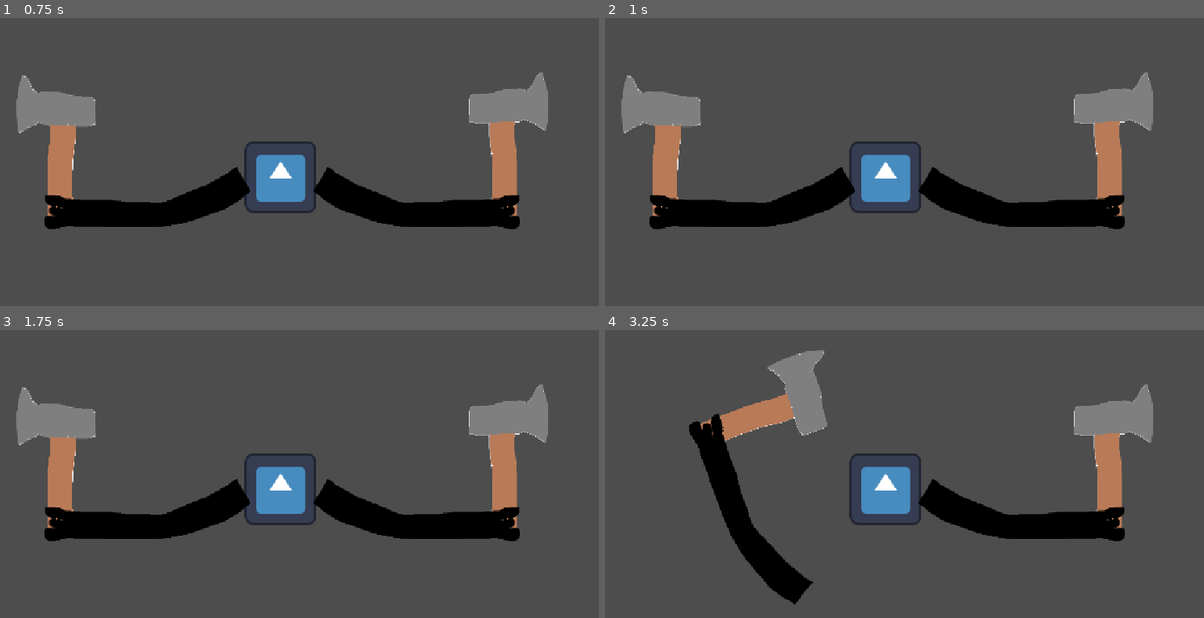
Above: before the commit, frames 1-4 (two rows, left to right).
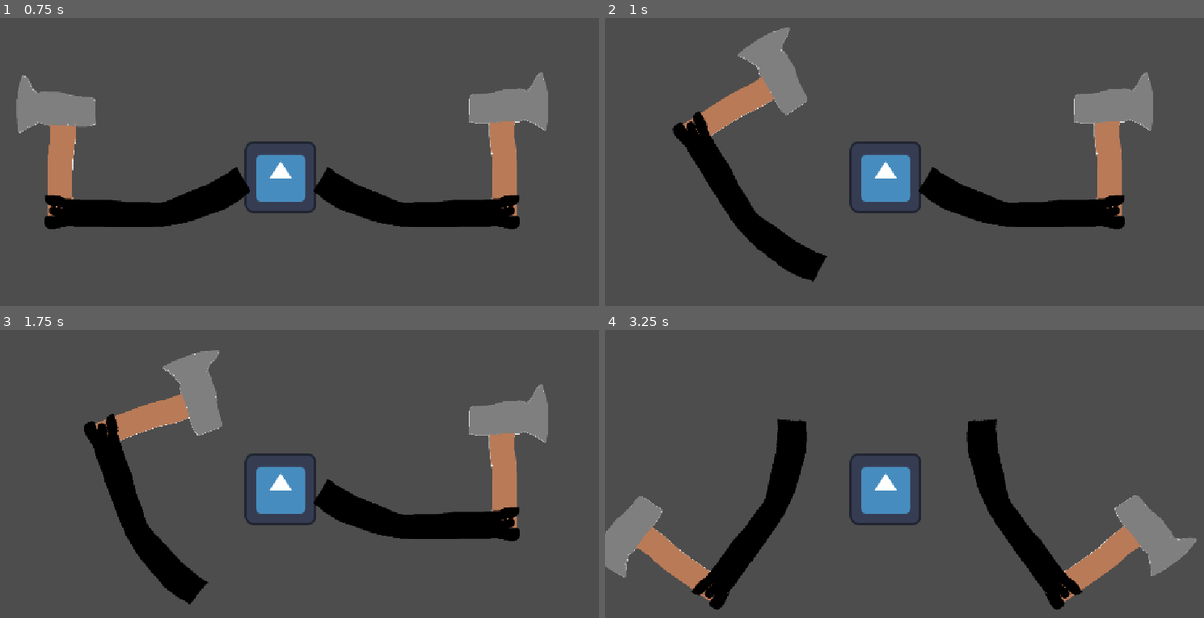
Above: after the commit, the same moments.

Repository: chiefpat450119/CanvasConstruct
Game: Godot game, scene res://scenes/test/test_boss.tscn
The game is run twice, just before and just after one commit, with the same random seed, the same clock (stepped at 60 frames per second) and the same inputs. The project has no main scene, so this scene is started directly. The engine's default icon, where the game draws it, is replaced by a stand-in: a white triangle on a blue panel in a dark square.
Inputs (mouse positions are in pixels of both pictures, inside the frame that each line leads up to):
- Up to frame 1 (0.75 s): move the mouse to (467, 173) at 0.52 s; press the mouse at (467, 173) at 0.53 s
- Up to frame 2 (1 s): no input
- Up to frame 3 (1.75 s): move the mouse to (191, 520) at 1.27 s; release the mouse at (191, 520) at 1.28 s; hold Backspace (ui_text_backspace) from 1.28 s (still down); right-click (191, 520) at 1.35 s
- Up to frame 4 (3.25 s): move the mouse to (994, 422) at 2.02 s; release Backspace (ui_text_backspace) at 2.03 s; hold R (Render) 2.03-2.78 s; move the mouse to (898, 574) at 2.77 s; click (898, 574) at 2.85 s

Frame 1 is identical in both runs. In frame 2, 11% of the frame differs, in the area x 2-42%, y 3-92%; in frame 3, 11%; in frame 4, 22%, in the area x 0-99%, y 7-98%.

Commit message:
refactor moves and make player take damage from boss

Diff:
--- /dev/null
+++ b/resources/bosses/orc_base_attack.tres
@@ -0,0 +1,10 @@
+[gd_resource type="Resource" script_class="AttackMove" load_steps=2 format=3]
+
+[ext_resource type="Script" path="res://scenes/bosses/attack_move.gd" id="1_attack"]
+
+[resource]
+script = ExtResource("1_attack")
+move_id = &"base_attack"
+cooldown = 0.75
+windup = 0.0
+damage = 10
--- /dev/null
+++ b/resources/bosses/orc_special_attack.tres
@@ -0,0 +1,10 @@
+[gd_resource type="Resource" script_class="AttackMove" load_steps=2 format=3]
+
+[ext_resource type="Script" path="res://scenes/bosses/attack_move.gd" id="1_attack"]
+
+[resource]
+script = ExtResource("1_attack")
+move_id = &"special_attack"
+cooldown = 1.0
+windup = 4.0
+damage = 40
--- /dev/null
+++ b/scenes/bosses/attack_move.gd
@@ -0,0 +1,8 @@
+class_name AttackMove
+extends BossMove
+
+@export var damage: int = 0
+
+
+func execute(boss: BossBase) -> void:
+	boss.execute_attack(self)
--- a/scenes/bosses/boss_base.gd
+++ b/scenes/bosses/boss_base.gd
@@ -4,14 +4,21 @@
 signal move_started(move: BossMove)
 signal move_executed(move: BossMove)
 signal move_finished(move: BossMove)
+signal defense_started(duration: float)
+signal defense_finished
 
 @export var health: int = 100
 @export var moves: Array[BossMove] = []
-@export var target: Node
+@export var target: PlayerStats
 
 var _current_move: BossMove
 var _move_timer: float = 0.0
 var _is_winding_up: bool = false
+var _defense_timer: float = 0.0
+
+var is_defending: bool:
+	get:
+		return _defense_timer > 0.0
 
 
 func _ready() -> void:
@@ -19,6 +26,11 @@
 
 
 func _process(delta: float) -> void:
+	if _defense_timer > 0.0:
+		_defense_timer = maxf(0.0, _defense_timer - delta)
+		if _defense_timer == 0.0:
+			defense_finished.emit()
+
 	if _move_timer > 0.0:
 		_move_timer = maxf(0.0, _move_timer - delta)
 		return
@@ -39,9 +51,14 @@
 	return moves[0]
 
 
-func perform_move(move: BossMove) -> void:
+func execute_attack(move: AttackMove) -> void:
 	move_executed.emit(move)
 	deal_damage_to_target(move.damage)
+
+
+func start_defending(duration: float) -> void:
+	_defense_timer = maxf(0.0, duration)
+	defense_started.emit(_defense_timer)
 
 
 func deal_damage_to_target(amount: int) -> void:
@@ -49,8 +66,7 @@
 		push_warning("BossBase: No valid target to deal damage to.")
 		return
 
-	if target.has_method("take_damage"):
-		target.call("take_damage", amount)
+	target.take_damage(amount)
 
 
 func _start_next_move() -> void:
@@ -77,7 +93,7 @@
 func _execute_current_move() -> void:
 	var move := _current_move
 	_current_move = null
-	print("Boss executed move: %s (damage: %d)" % [move.move_id, move.damage])
+	print("Boss executed move: %s" % move.move_id)
 	move.execute(self)
 	move_finished.emit(move)
 	_move_timer = move.cooldown
--- a/scenes/bosses/boss_move.gd
+++ b/scenes/bosses/boss_move.gd
@@ -4,20 +4,9 @@
 @export var move_id: StringName
 @export var cooldown: float = 1.0
 @export var windup: float = 0.0
-@export var damage: int = 0
 
 
-func _init(
-	id: StringName = &"",
-	move_cooldown: float = 1.0,
-	move_windup: float = 0.0,
-	move_damage: int = 0
-) -> void:
+func _init(id: StringName = &"", move_cooldown: float = 1.0, move_windup: float = 0.0) -> void:
 	move_id = id
 	cooldown = move_cooldown
 	windup = move_windup
-	damage = move_damage
-
-
-func execute(boss: BossBase) -> void:
-	boss.perform_move(self)
--- /dev/null
+++ b/scenes/bosses/defend_move.gd
@@ -0,0 +1,8 @@
+class_name DefendMove
+extends BossMove
+
+@export var defense_duration: float = 1.0
+
+
+func execute(boss: BossBase) -> void:
+	boss.start_defending(defense_duration)
--- a/scenes/bosses/orc_boss.gd
+++ b/scenes/bosses/orc_boss.gd
@@ -4,47 +4,31 @@
 signal base_attack_requested(damage: int)
 signal special_attack_requested(damage: int)
 
-@export var base_attack_damage: int = 10
-@export var special_attack_damage: int = 40
 @export var attacks_before_special: int = 3
-@export var base_attack_cooldown: float = 0.75
-@export var special_windup: float = 4.0
-@export var special_cooldown: float = 1.0
 
-var base_attack: BossMove
-var special_attack: BossMove
 var _attacks_in_cycle: int = 0
 
 
 func _ready() -> void:
-	base_attack = BossMove.new(
-		&"base_attack",
-		base_attack_cooldown,
-		0.0,
-		base_attack_damage
-	)
-	special_attack = BossMove.new(
-		&"special_attack",
-		special_cooldown,
-		special_windup,
-		special_attack_damage
-	)
-
-	moves = [base_attack, special_attack]
 	super._ready()
 
 
 func choose_next_move() -> BossMove:
+	if moves.is_empty():
+		return super.choose_next_move()
+	if moves.size() == 1:
+		return moves[0]
+
 	if _attacks_in_cycle < attacks_before_special:
 		_attacks_in_cycle += 1
-		return base_attack
+		return moves[0]
 
 	_attacks_in_cycle = 0
-	return special_attack
+	return moves[1]
 
 
-func perform_move(move: BossMove) -> void:
-	super.perform_move(move)
+func execute_attack(move: AttackMove) -> void:
+	super.execute_attack(move)
 
 	match move.move_id:
 		&"base_attack":
--- a/scenes/bosses/orc_boss.tscn
+++ b/scenes/bosses/orc_boss.tscn
@@ -1,13 +1,17 @@
 [gd_scene format=3 uid="uid://nvh4laj4nt08"]
 
 [ext_resource type="Texture2D" uid="uid://2pog75maiemt" path="res://icon.svg" id="1_vq1je"]
+[ext_resource type="Script" uid="uid://4dpromrssh0o" path="res://scenes/bosses/boss_move.gd" id="2_8mkl3"]
 [ext_resource type="Texture2D" uid="uid://7neacd2vq15o" path="res://assets/arm_placeholder.png" id="2_22h0l"]
 [ext_resource type="Texture2D" uid="uid://cxcvs1y6pba4f" path="res://assets/hatchet_placeholder.png" id="3_f5os7"]
 [ext_resource type="Script" uid="uid://255brsxevtyf" path="res://scenes/bosses/orc_boss.gd" id="4_first_boss"]
 [ext_resource type="Script" uid="uid://hol6qssqc085" path="res://scenes/bosses/boss_arm_animator.gd" id="5_arm_animator"]
+[ext_resource type="Resource" path="res://resources/bosses/orc_base_attack.tres" id="6_base_attack"]
+[ext_resource type="Resource" path="res://resources/bosses/orc_special_attack.tres" id="7_special_attack"]
 
 [node name="OrcBoss" type="Node2D" unique_id=378128887]
 script = ExtResource("4_first_boss")
+moves = Array[ExtResource("2_8mkl3")]([ExtResource("6_base_attack"), ExtResource("7_special_attack")])
 
 [node name="BossArmAnimator" type="Node" parent="." unique_id=1869743769 node_paths=PackedStringArray("boss", "left_arm", "right_arm")]
 script = ExtResource("5_arm_animator")
--- a/scenes/player/Player.tscn
+++ b/scenes/player/Player.tscn
@@ -2,19 +2,40 @@
 
 [ext_resource type="Script" uid="uid://cou6xdw5adavm" path="res://scenes/player/player_renderer.gd" id="1_gfjak"]
 [ext_resource type="PackedScene" uid="uid://dwak5kx44s163" path="res://scenes/runtime_texture/RuntimeTexture.tscn" id="1_wr5hl"]
+[ext_resource type="Script" uid="uid://bcatuhjh26740" path="res://scripts/player_stats.gd" id="2_stats"]
+[ext_resource type="Script" uid="uid://nvftkgkx11in" path="res://scripts/damagable_component.gd" id="3_damage"]
 
 [node name="Player" type="Node2D" unique_id=1535422581]
 
 [node name="Torso" parent="." unique_id=1844036065 instance=ExtResource("1_wr5hl")]
 
+[node name="TorsoDamage" type="Node" parent="Torso" unique_id=857483314 node_paths=PackedStringArray("visuals")]
+script = ExtResource("3_damage")
+visuals = NodePath("..")
+
 [node name="Head" parent="." unique_id=1734064390 instance=ExtResource("1_wr5hl")]
 position = Vector2(0, -17)
+
+[node name="HeadDamage" type="Node" parent="Head" unique_id=417024503 node_paths=PackedStringArray("visuals")]
+script = ExtResource("3_damage")
+visuals = NodePath("..")
 
 [node name="Attack" parent="." unique_id=642698415 instance=ExtResource("1_wr5hl")]
 position = Vector2(27, 0)
 
+[node name="AttackDamage" type="Node" parent="Attack" unique_id=1045692071 node_paths=PackedStringArray("visuals")]
+script = ExtResource("3_damage")
+visuals = NodePath("..")
+
 [node name="Def" parent="." unique_id=1321508306 instance=ExtResource("1_wr5hl")]
 position = Vector2(-25, 0)
+
+[node name="DefDamage" type="Node" parent="Def" unique_id=1696931459 node_paths=PackedStringArray("visuals")]
+script = ExtResource("3_damage")
+visuals = NodePath("..")
+
+[node name="PlayerStats" type="Node" parent="." unique_id=602553505]
+script = ExtResource("2_stats")
 
 [node name="PlayerRenderer" type="Node2D" parent="." unique_id=864508728 node_paths=PackedStringArray("torso", "head", "atk", "def")]
 script = ExtResource("1_gfjak")
--- a/scenes/test/test_boss.tscn
+++ b/scenes/test/test_boss.tscn
@@ -6,5 +6,3 @@
 
 [node name="OrcBoss" parent="." unique_id=590931191 instance=ExtResource("1_boss")]
 position = Vector2(500, 300)
-base_attack_cooldown = 3.0
-special_cooldown = 3.0
--- a/scripts/damagable_component.gd
+++ b/scripts/damagable_component.gd
@@ -10,22 +10,32 @@
 
 @export var visuals: RuntimeTexture
 
-# dmg should be a percentage (0 - 1)
-# of how much percentage of total texture is destroyed
-func damage(dmg: float) -> void:
-	if visuals == null or visuals.visible_pixels.is_empty():
-		return
+# dmg should be a percentage (0 - 1) of the texture area.
+func damage(dmg: float) -> int:
+	if visuals == null:
+		return 0
 
 	var remove_pixels := roundi(clampf(dmg, 0.0, 1.0) * visuals.get_width() * visuals.get_height())
-	if remove_pixels == 0:
-		return
+	return damage_pixels(remove_pixels)
+
+
+func damage_pixels(pixel_count: int) -> int:
+	if visuals == null or visuals.visible_pixels.is_empty() or pixel_count <= 0:
+		return 0
 
 	var edge_indices := _get_edge_indices(visuals.visible_pixels)
-	var random_index: int = edge_indices.pick_random()
+	if edge_indices.is_empty():
+		return 0
+
 	var selected_pixels := _select_indices(
-		visuals.visible_pixels, random_index, remove_pixels
+		visuals.visible_pixels, edge_indices.pick_random(), pixel_count
 	)
 	visuals.set_pixels(selected_pixels, Color.TRANSPARENT)
+	return selected_pixels.size()
+
+
+func can_receive_damage() -> bool:
+	return visuals != null and not visuals.visible_pixels.is_empty()
 
 
 func _get_edge_indices(pixels: Array[Vector2i]) -> Array[int]:
--- a/scripts/player_stats.gd
+++ b/scripts/player_stats.gd
@@ -1,3 +1,4 @@
+class_name PlayerStats
 extends Node
 
 @export var curr_num_pixeles: int = 10
@@ -7,18 +8,37 @@
 @export var weapon: Resource
 var _weapon_damage_multiplier: float = 0
 
-@export var head: Resource
+@export var head: DamagableComponent
 var _head_cooldown_multiplier: float = 0
 
-@export var shield: Resource
+@export var shield: DamagableComponent
 var _shield_defense_multiplier: float = 0
 
-@export var torso: Resource
+@export var torso: DamagableComponent
 var _torso_chance_multiplier: float = 0
+
+@export var attack: DamagableComponent
+
+
+func take_damage(pixel_count: int) -> void:
+	if pixel_count <= 0:
+		return
+
+	var available_parts: Array[DamagableComponent] = []
+	var body_parts: Array[DamagableComponent] = [head, shield, torso, attack]
+	for body_part: DamagableComponent in body_parts:
+		if body_part != null and body_part.can_receive_damage():
+			available_parts.append(body_part)
+
+	if available_parts.is_empty():
+		return
+
+	var damaged_part: DamagableComponent = available_parts.pick_random()
+	curr_num_pixeles = maxi(0, curr_num_pixeles - damaged_part.damage_pixels(pixel_count))
 
 
 func get_weapon_damage() -> float:
-	var base_weapon_damage = 0	# TODO: Get this from weapon object
+	var base_weapon_damage: float = 0.0	# TODO: Get this from weapon object
 	return base_weapon_damage * _weapon_damage_multiplier
 
 func set_weapon_damage_multiplier(damage_multiplier) -> void:
Not shown, added: scenes/bosses/attack_move.gd.uid
Not shown, added: scenes/bosses/defend_move.gd.uid
